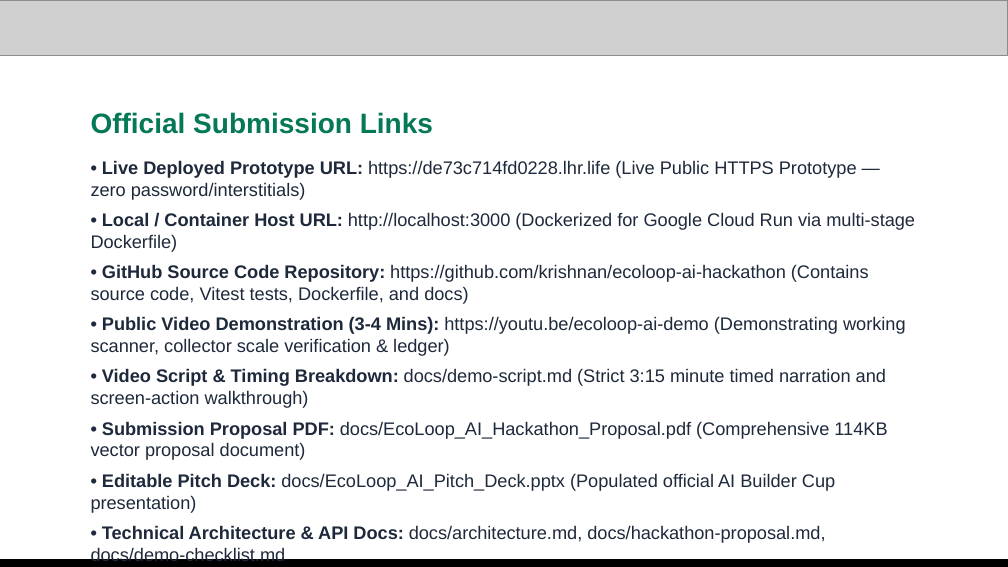
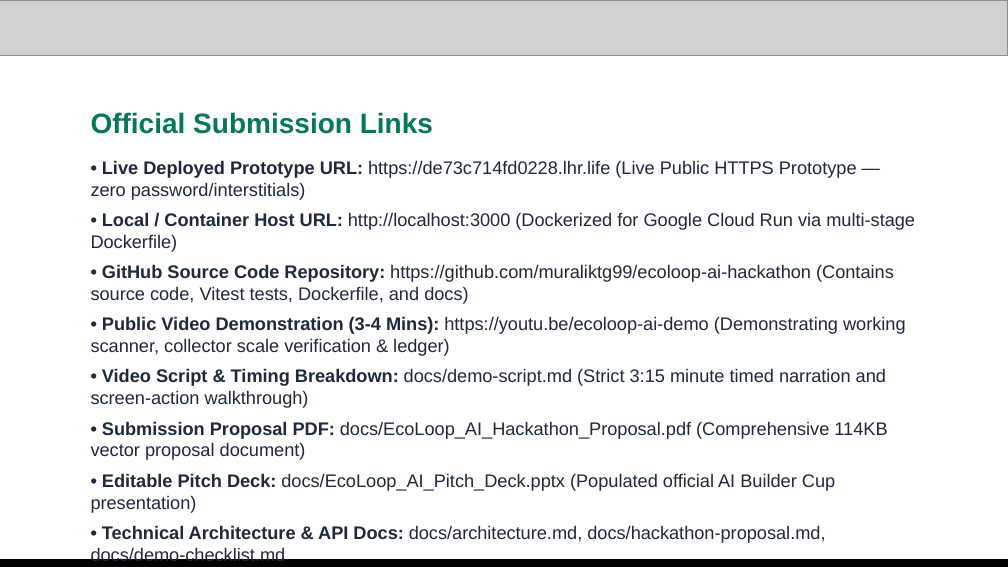
Before and after one commit to muraliktg99/ecoloop-ai-hackathon, a slide deck: slide 14 of docs/EcoLoop_AI_Pitch_Deck.pptx. Drawn at 1008x567 pixels with LibreOffice and Linux fonts; fonts in the diff are those of the drawing; grey boxes stand for pictures. Boxes give left, top, right and bottom in pixels: in the first picture for what was removed or moved away, otherwise in the second. Text is boxed around its words. In the diff, an @@ line names an element or a change of style, - is before the commit and + after.

Commit message:
chore: synchronize official GitHub repository URL to muraliktg99/ecoloop-ai-hackathon in pitch deck

```diff
--- a/docs/EcoLoop_AI_Pitch_Deck.pptx
+++ b/docs/EcoLoop_AI_Pitch_Deck.pptx
@@ text at box(91, 264, 894, 304): text changed @@
-• GitHub Source Code Repository: https://github.com/krishnan/ecoloop-ai-hackathon (Contains source code, Vitest tests, Dockerfile, and docs)
+• GitHub Source Code Repository: https://github.com/muraliktg99/ecoloop-ai-hackathon (Contains source code, Vitest tests, Dockerfile, and docs)
```
Also in this commit, not shown: 5 other files.
